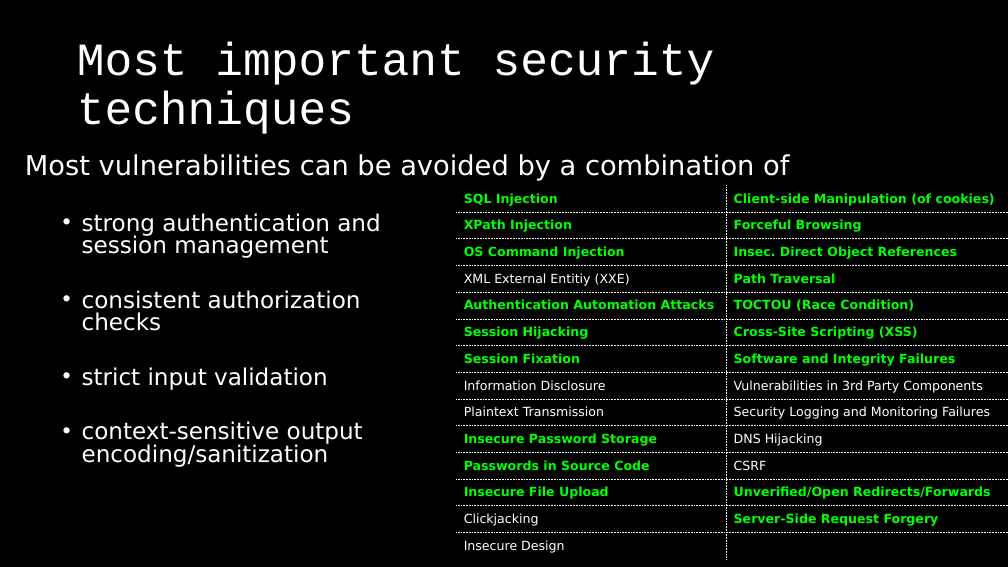
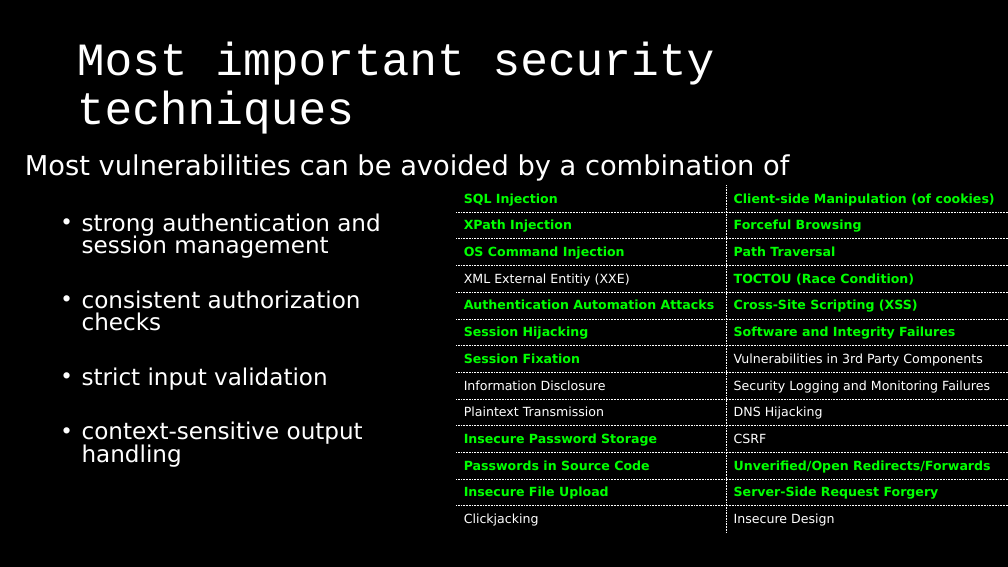
Before and after one commit to dschwarz91/websec-lecture, a slide deck: slide 10 of slides/9_Conclusions.pptx. Drawn at 1008x567 pixels with LibreOffice and Linux fonts; fonts in the diff are those of the drawing. Boxes give left, top, right and bottom in pixels: in the first picture for what was removed or moved away, otherwise in the second. Text is boxed around its words. In the diff, an @@ line names an element or a change of style, - is before the commit and + after.

```diff
--- a/slides/9_Conclusions.pptx
+++ b/slides/9_Conclusions.pptx
@@ table at box(456, 185, 1008, 537) @@
-row 3: OS Command Injection | Insec. Direct Object References
-row 4: XML External Entitiy (XXE) | Path Traversal
-row 5: Authentication Automation Attacks | TOCTOU (Race Condition)
-row 6: Session Hijacking | Cross-Site Scripting (XSS)
-row 7: Session Fixation | Software and Integrity Failures
-row 8: Information Disclosure | Vulnerabilities in 3rd Party Components
-row 9: Plaintext Transmission | Security Logging and Monitoring Failures
-row 10: Insecure Password Storage | DNS Hijacking
-row 11: Passwords in Source Code | CSRF
-row 12: Insecure File Upload | Unverified/Open Redirects/Forwards
-row 13: Clickjacking | Server-Side Request Forgery
-row 14: Insecure Design | 
+row 3: OS Command Injection | Path Traversal
+row 4: XML External Entitiy (XXE) | TOCTOU (Race Condition)
+row 5: Authentication Automation Attacks | Cross-Site Scripting (XSS)
+row 6: Session Hijacking | Software and Integrity Failures
+row 7: Session Fixation | Vulnerabilities in 3rd Party Components
+row 8: Information Disclosure | Security Logging and Monitoring Failures
+row 9: Plaintext Transmission | DNS Hijacking
+row 10: Insecure Password Storage | CSRF
+row 11: Passwords in Source Code | Unverified/Open Redirects/Forwards
+row 12: Insecure File Upload | Server-Side Request Forgery
+row 13: Clickjacking | Insecure Design
@@ text at box(82, 421, 363, 467): text changed @@
-  • context-sensitive output
-    encoding/sanitization
+  • context-sensitive output
+    handling
```
Also in this commit, not shown: 6 other slides changed, 3 other files.
